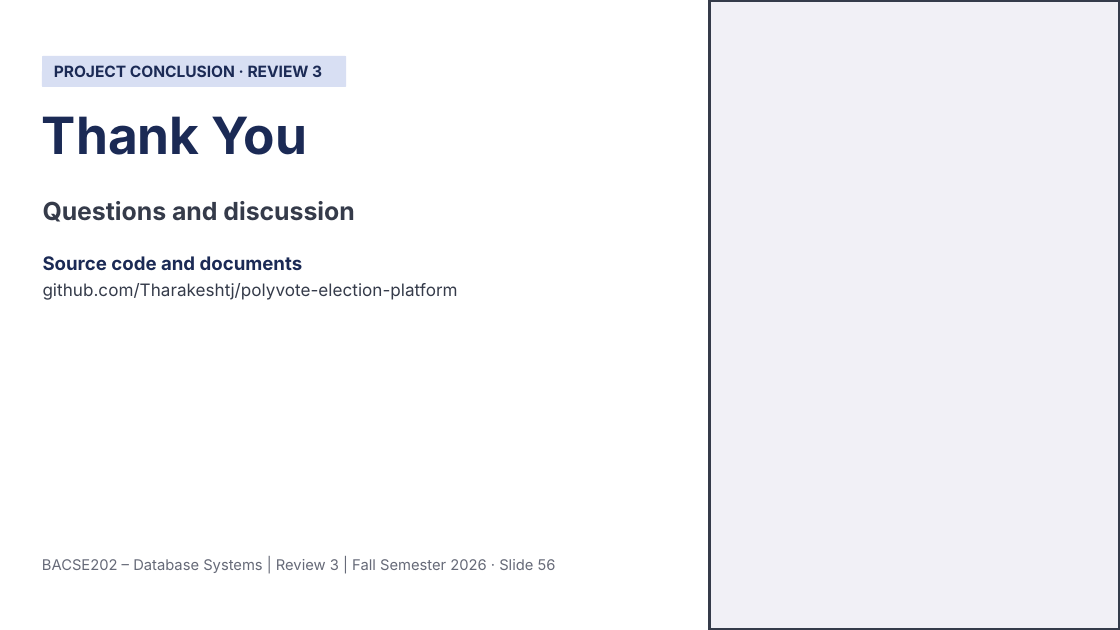
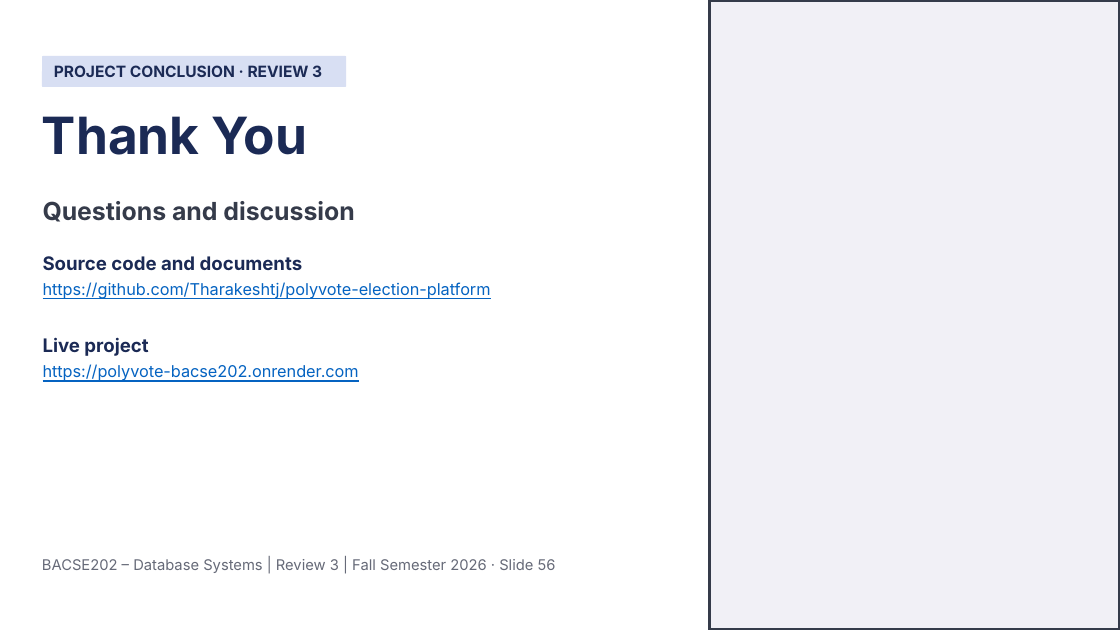
Before and after one commit to Tharakeshtj/polyvote-election-platform, a slide deck: slide 56 of docs/PolyVote_Review3_Final.pptx. Drawn at 1120x630 pixels with LibreOffice and Linux fonts; fonts in the diff are those of the drawing; background and template pictures are left out. Boxes give left, top, right and bottom in pixels: in the first picture for what was removed or moved away, otherwise in the second. Text is boxed around its words. In the diff, an @@ line names an element or a change of style, - is before the commit and + after.

```diff
--- a/docs/PolyVote_Review3_Final.pptx
+++ b/docs/PolyVote_Review3_Final.pptx
@@ text at (x1=43, y1=282, x2=491, y2=382): text changed; size 11 to 10.5 pt; text colour #353B4A to #0563C1 @@
-github.com/Tharakeshtj/polyvote-election-platform
+https://github.com/Tharakeshtj/polyvote-election-platform
+Live project
+https://polyvote-bacse202.onrender.com
```
Also in this commit, not shown: 3 other files.
